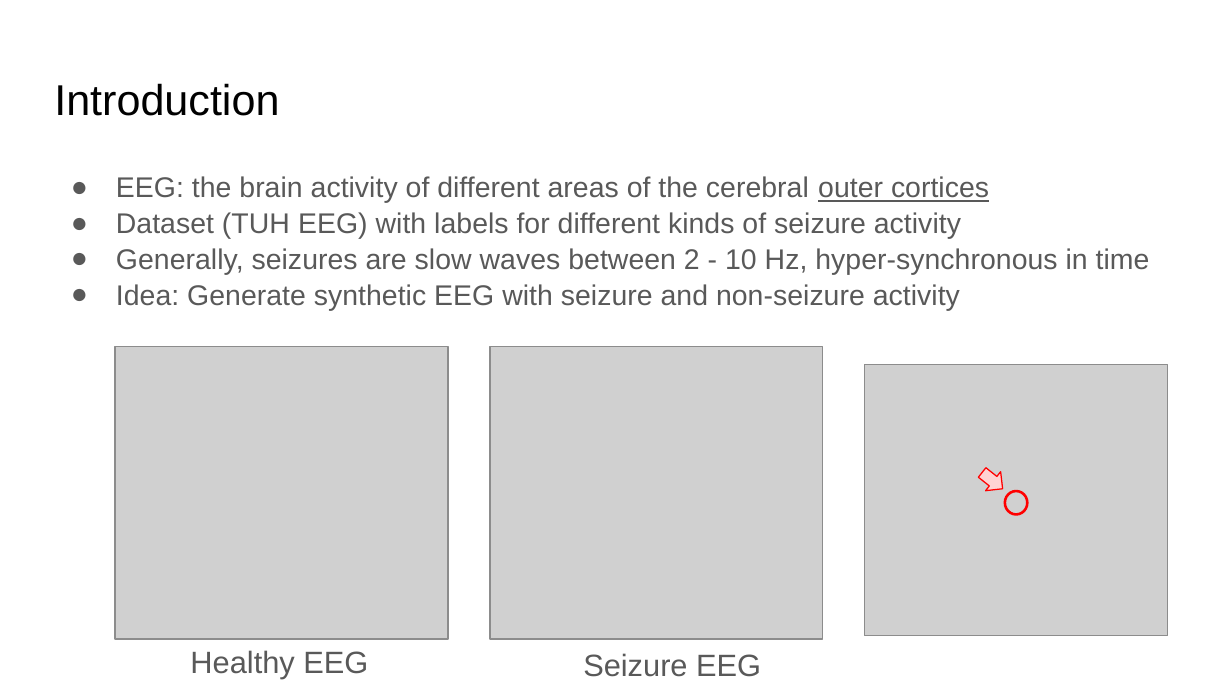
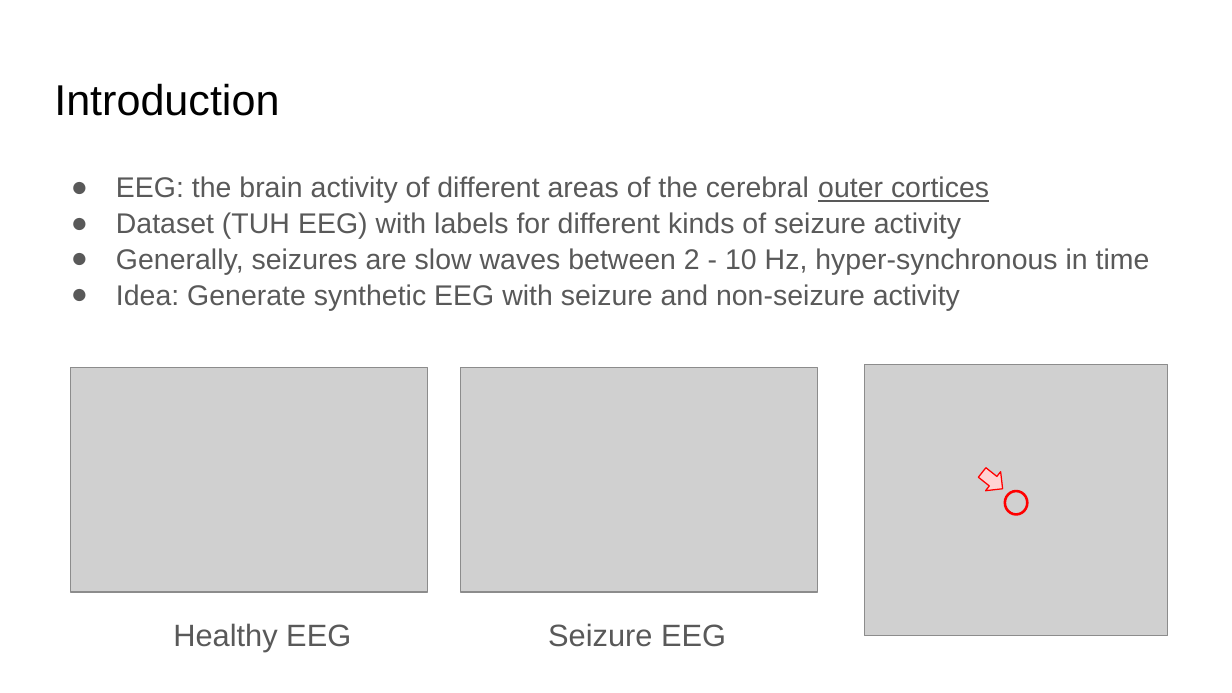
Before and after one commit to Andrea4-sr/AML_Diffusion_EEG, a slide deck: slide 2 of misc/presentation/AML_2024_Group_18_EEG_Diffusion.pptx. Drawn at 1232x693 pixels with LibreOffice and Linux fonts; fonts in the diff are those of the drawing; grey boxes stand for pictures. Boxes give left, top, right and bottom in pixels: in the first picture for what was removed or moved away, otherwise in the second. Text is boxed around its words. In the diff, an @@ line names an element or a change of style, - is before the commit and + after.

Commit message:
Final changes: updated seizure images in presentation

```diff
--- a/misc/presentation/AML_2024_Group_18_EEG_Diffusion.pptx
+++ b/misc/presentation/AML_2024_Group_18_EEG_Diffusion.pptx
@@ picture resized from (x1=115, y1=346, x2=447, y2=638) to (x1=70, y1=367, x2=428, y2=591) @@
@@ picture resized from (x1=490, y1=346, x2=823, y2=638) to (x1=461, y1=367, x2=818, y2=591) @@
@@ text "Healthy EEG" moved from (x1=190, y1=650, x2=368, y2=678) to (x1=173, y1=623, x2=351, y2=652) @@
@@ text "Seizure EEG" moved from (x1=583, y1=653, x2=761, y2=677) to (x1=548, y1=623, x2=726, y2=647) @@
```
Also in this commit, not shown: 1 other slide changed, 1 other file.
